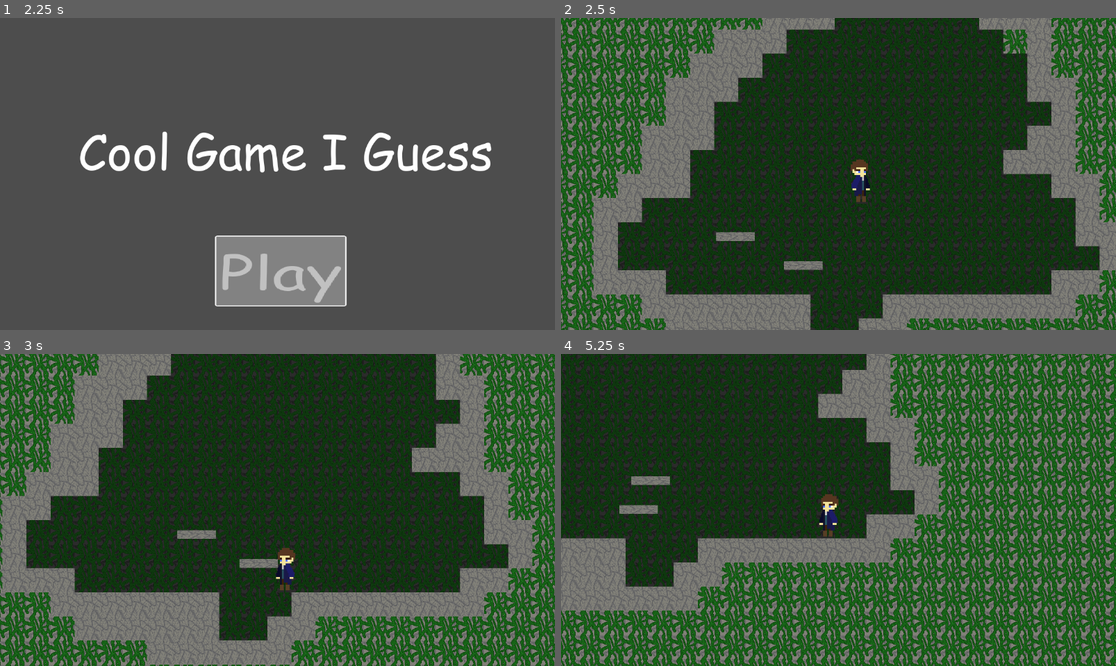
Above: before the commit, frames 1-4 (two rows, left to right).
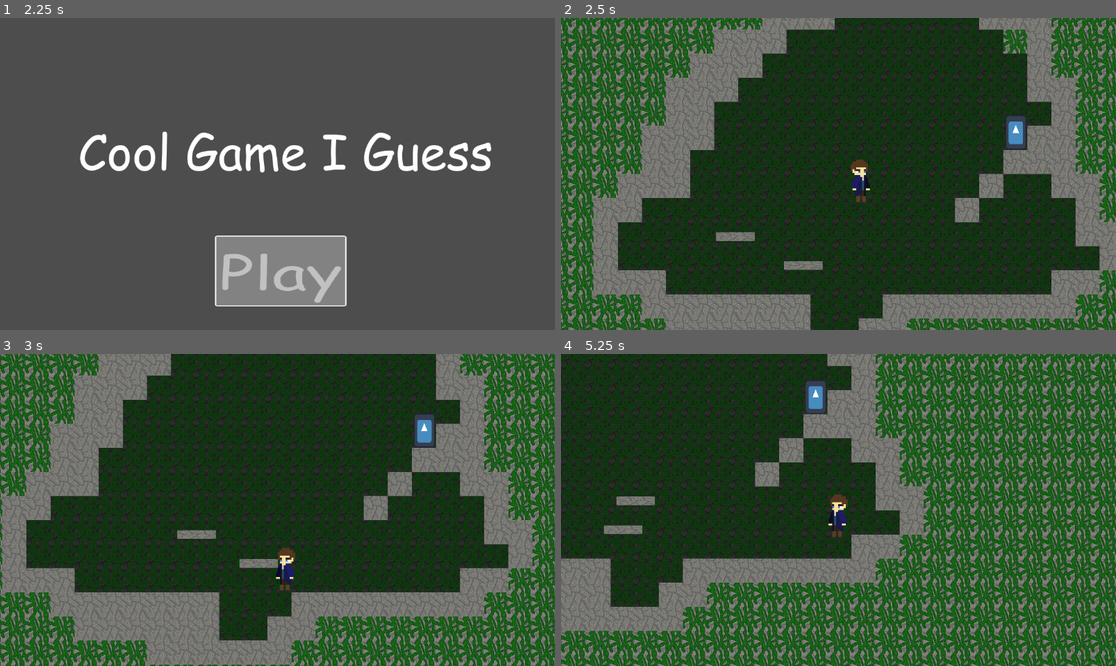
Above: after the commit, the same moments.

Repository: GitJustAPerson/Bullet-R.E.P.O.
Game: Godot game, scene res://assets/scenes/game.tscn
Same seed, same stepped clock (60 frames per second), same inputs: the game is played once before the commit and once after it. The engine's default icon, where the game draws it, is replaced by a stand-in: a white triangle on a blue panel in a dark square.
Inputs:
- Up to frame 1 (2.25 s): click "Play" at 0.5 s; hold D (walk_right) from 1.28 s (still down); tap Space (walk_jump) at 1.52 s
- Up to frame 2 (2.5 s): keep holding D (walk_right); tap Space (walk_jump) at 2.27 s
- Up to frame 3 (3 s): release D (walk_right) at 2.78 s; hold A (walk_left) from 2.78 s (still down)
- Up to frame 4 (5.25 s): release A (walk_left) at 3.53 s; hold D (walk_right) 3.53-5.03 s; tap Space (walk_jump) at 3.77, 4.52 s; hold A (walk_left) from 5.03 s (still down)

Frame 1 is identical in both runs. In frame 2, 1.1% of the frame differs, in the area x 70-84%, y 31-66%; in frame 3, 1.1%; in frame 4, 54%, in the area x 0-100%, y 0-100%.

Commit message:
Added the LevelDoor class (it just prints the player)

Diff:
--- a/assets/scenes/levels/test_level.tscn
+++ b/assets/scenes/levels/test_level.tscn
@@ -1,6 +1,8 @@
-[gd_scene load_steps=8 format=4 uid="uid://epgc7qyaiknx"]
+[gd_scene load_steps=11 format=4 uid="uid://epgc7qyaiknx"]
 
 [ext_resource type="Texture2D" uid="uid://bvtvic6bjyjtd" path="res://assets/sprites/Texture Sheet.png" id="1_u1p23"]
+[ext_resource type="Script" uid="uid://dja6tdqaj0cjt" path="res://assets/scripts/level_door.gd" id="2_a2kxc"]
+[ext_resource type="Texture2D" uid="uid://b5gr75wg2qjdc" path="res://icon.svg" id="3_nd8wk"]
 
 [sub_resource type="TileSetAtlasSource" id="TileSetAtlasSource_u1p23"]
 texture = ExtResource("1_u1p23")
@@ -19,6 +21,21 @@
 
 [sub_resource type="RectangleShape2D" id="RectangleShape2D_u1p23"]
 size = Vector2(49, 50)
+
+[sub_resource type="Animation" id="Animation_nd8wk"]
+length = 0.001
+tracks/0/type = "value"
+tracks/0/imported = false
+tracks/0/enabled = true
+tracks/0/path = NodePath("platform:position")
+tracks/0/interp = 1
+tracks/0/loop_wrap = true
+tracks/0/keys = {
+"times": PackedFloat32Array(0),
+"transitions": PackedFloat32Array(1),
+"update": 0,
+"values": [Vector2(-94, -110)]
+}
 
 [sub_resource type="Animation" id="Animation_a2kxc"]
 resource_name = "moving_platform_test"
@@ -49,32 +66,20 @@
 "values": [Vector2(-239, -70), Vector2(200, -70), Vector2(-239, -70)]
 }
 
-[sub_resource type="Animation" id="Animation_nd8wk"]
-length = 0.001
-tracks/0/type = "value"
-tracks/0/imported = false
-tracks/0/enabled = true
-tracks/0/path = NodePath("platform:position")
-tracks/0/interp = 1
-tracks/0/loop_wrap = true
-tracks/0/keys = {
-"times": PackedFloat32Array(0),
-"transitions": PackedFloat32Array(1),
-"update": 0,
-"values": [Vector2(-94, -110)]
-}
-
 [sub_resource type="AnimationLibrary" id="AnimationLibrary_gd6r1"]
 _data = {
 &"RESET": SubResource("Animation_nd8wk"),
 &"moving_platform_test": SubResource("Animation_a2kxc")
 }
 
+[sub_resource type="RectangleShape2D" id="RectangleShape2D_nd8wk"]
+size = Vector2(43, 65)
+
 [node name="TestLevel" type="Node2D"]
 metadata/_edit_horizontal_guides_ = [90.0]
 
 [node name="TileMapLayer" type="TileMapLayer" parent="."]
-tile_map_data = PackedByteArray("AAD8/wEAAAAAAAIAAAD8/wIAAAA …(2267 unchanged characters)… //AAAAAAEAAAAFAP7/AAAAAAEAAAAFAP3/AAAAAAEAAAAFAPz/AAAAAAEAAAAFAPv/AAAAAAEAAAAGAPv/AAAAAAEAAAAGAPz/AAAAAAEAAAAGAP3/AAAAAAEAAAAGAP7/AAAAAAEAAAAGAP/ …(24799 unchanged characters)…
+tile_map_data = PackedByteArray("AAD8/wEAAAAAAAIAAAD8/wIAAAA …(2267 unchanged characters)… //AAAAAAEAAAAFAP7/AAAAAAEAAAAFAP3/AAAAAAIAAAAFAPz/AAAAAAEAAAAFAPv/AAAAAAEAAAAGAPv/AAAAAAEAAAAGAPz/AAAAAAIAAAAGAP3/AAAAAAEAAAAGAP7/AAAAAAEAAAAGAP/ …(24799 unchanged characters)…
 tile_set = SubResource("TileSet_a2kxc")
 
 [node name="platform" type="AnimatableBody2D" parent="."]
@@ -87,6 +92,7 @@
 region_rect = Rect2(0, 120.066, 50.362, 50.1991)
 
 [node name="CollisionShape2D" type="CollisionShape2D" parent="platform"]
+visible = false
 position = Vector2(-0.5, 0)
 shape = SubResource("RectangleShape2D_u1p23")
 
@@ -100,6 +106,7 @@
 region_rect = Rect2(0, 120.066, 50.362, 50.1991)
 
 [node name="CollisionShape2D" type="CollisionShape2D" parent="platform2"]
+visible = false
 position = Vector2(-0.5, 0)
 shape = SubResource("RectangleShape2D_u1p23")
 
@@ -108,3 +115,17 @@
 &"": SubResource("AnimationLibrary_gd6r1")
 }
 autoplay = "moving_platform_test"
+
+[node name="LevelDoor" type="Area2D" parent="."]
+position = Vector2(364, -262)
+script = ExtResource("2_a2kxc")
+metadata/_custom_type_script = "uid://dja6tdqaj0cjt"
+
+[node name="Sprite2D" type="Sprite2D" parent="LevelDoor"]
+position = Vector2(12, -24)
+scale = Vector2(-0.335944, 0.556385)
+texture = ExtResource("3_nd8wk")
+
+[node name="CollisionShape2D" type="CollisionShape2D" parent="LevelDoor"]
+position = Vector2(11.5, -24.5)
+shape = SubResource("RectangleShape2D_nd8wk")
--- /dev/null
+++ b/assets/scripts/level_door.gd
@@ -0,0 +1,14 @@
+class_name LevelDoor
+
+extends Area2D
+
+
+@onready var level_manager: Node = get_parent().get_parent().get_parent().get_node("LevelManager");
+
+func _on_body_entered(body: Node2D):
+	print(body);
+
+func _ready() -> void:
+
+	body_entered.connect(_on_body_entered);
+	print(level_manager);
Not shown, added: assets/scripts/level_door.gd.uid
